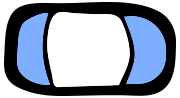
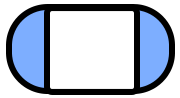
Layers edited between the first and the second w=180, h=98 image:
added layer "Rectangle 2" above "Rectangle 1" over [44, 10, 140, 95]
added layer "Rectangle 1" above "Vector Smart Object1" over [6, 4, 175, 94]
hid "Vector Smart Object1" over [4, 2, 176, 96]
